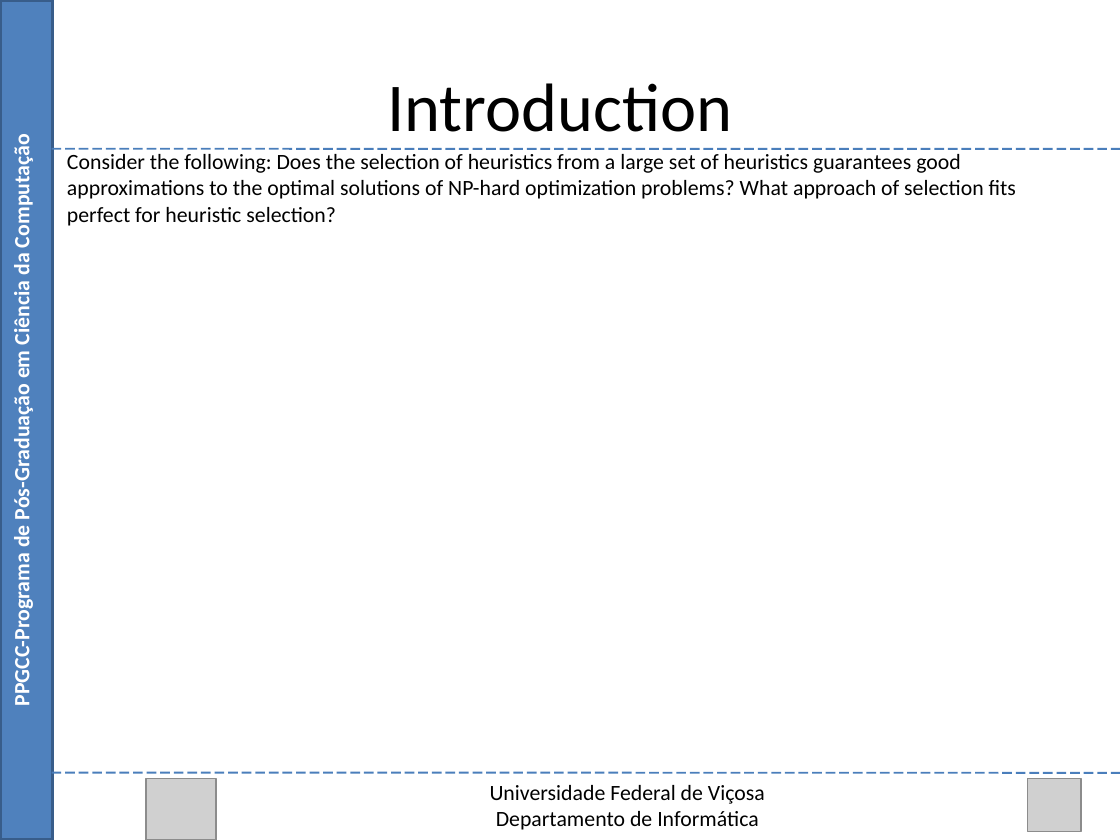
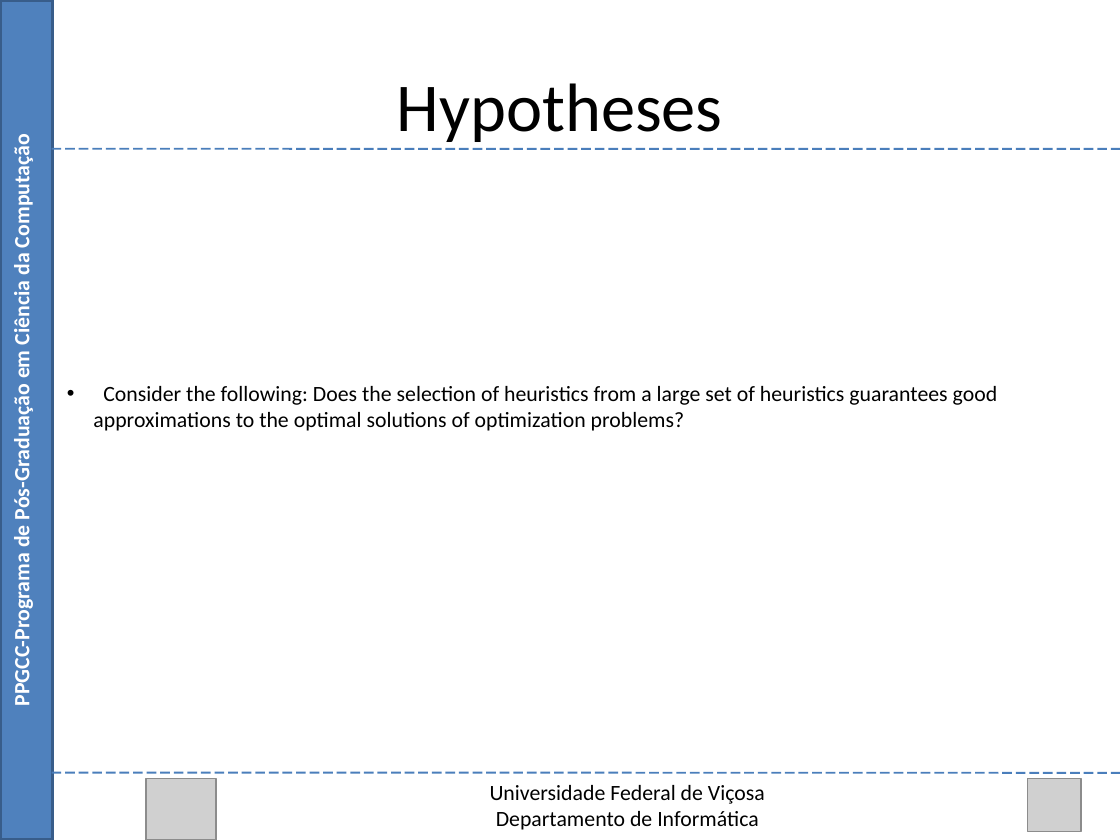
Before and after one commit to Marvinsky/research-marvin, a slide deck: slide 8 of latex/odp/selection heuristics.odp (slide 7 before the commit). Drawn at 1120x840 pixels with LibreOffice and Linux fonts; fonts in the diff are those of the drawing; grey boxes stand for pictures. Boxes give left, top, right and bottom in pixels: in the first picture for what was removed or moved away, otherwise in the second. Text is boxed around its words. In the diff, an @@ line names an element or a change of style, - is before the commit and + after.

```diff
--- a/latex/odp/selection heuristics.odp
+++ b/latex/odp/selection heuristics.odp
@@ text at <box>397,83,723,142</box>: text changed @@
-Introduction
+Hypotheses
@@ text at <box>93,386,998,431</box>: text changed @@
-Consider the following: Does the selection of heuristics from a large set of heuristics guarantees good approximations to the optimal solutions of NP-hard optimization problems? What approach of selection fits perfect for heuristic selection?
+• Consider the following: Does the selection of heuristics from a large set of heuristics guarantees good approximations to the optimal solutions of optimization problems?
```
Also in this commit, not shown: 9 other slides changed, 8 slides removed, 3 other files.
